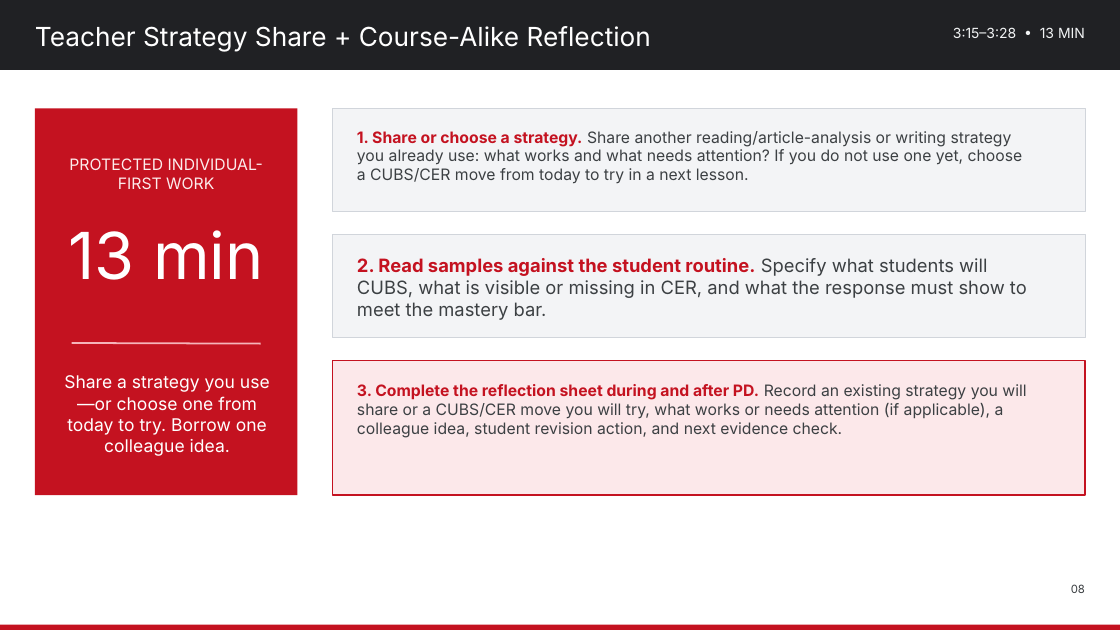
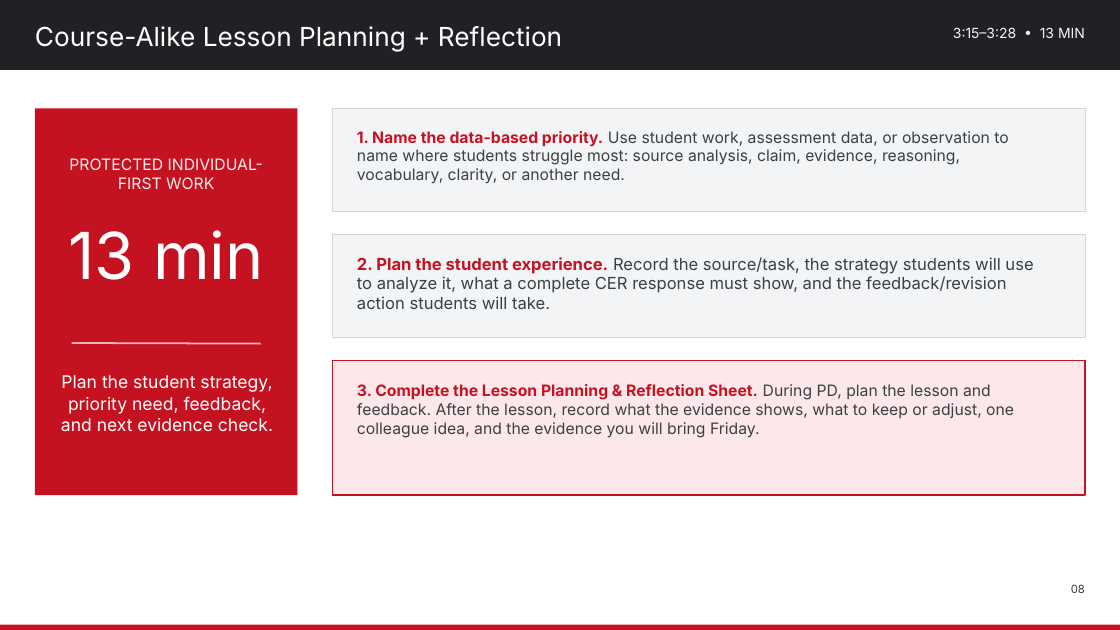
Before and after one commit to nbhs-science/nbhs-science, a slide deck: slide 8 of assets/plc/2026-10-28_Science_Department_PD_Strengthening_Science_Literacy.pptx. Drawn at 1120x630 pixels with LibreOffice and Linux fonts; fonts in the diff are those of the drawing. Boxes give left, top, right and bottom in pixels: in the first picture for what was removed or moved away, otherwise in the second. Text is boxed around its words. In the diff, an @@ line names an element or a change of style, - is before the commit and + after.

Commit message:
Revise Oct. 28 PD lesson-planning materials
Replace the quick planning sheet with a Lesson Planning & Reflection Sheet focused on student analysis strategies, data-based needs, feedback/revision, after-lesson adjustment, and Friday evidence. Align the PD deck and agenda to the same planning cycle.

```diff
--- a/assets/plc/2026-10-28_Science_Department_PD_Strengthening_Science_Literacy.pptx
+++ b/assets/plc/2026-10-28_Science_Department_PD_Strengthening_Science_Literacy.pptx
@@ text at <box>35,26,562,52</box>: text changed @@
-Teacher Strategy Share + Course-Alike Reflection
+Course-Alike Lesson Planning + Reflection
@@ text at <box>357,131,1008,184</box>: text changed @@
-1. Share or choose a strategy. Share another reading/article-analysis or writing strategy you already use: what works and what needs attention? If you do not use one yet, choose a CUBS/CER move from today to try in a next lesson.
+1. Name the data-based priority. Use student work, assessment data, or observation to name where students struggle most: source analysis, claim, evidence, reasoning, vocabulary, clarity, or another need.
@@ text at <box>357,257,1033,309</box>: text changed; size 21 to 19 pt @@
-2. Read samples against the student routine. Specify what students will CUBS, what is visible or missing in CER, and what the response must show to meet the mastery bar.
+2. Plan the student experience. Record the source/task, the strategy students will use to analyze it, what a complete CER response must show, and the feedback/revision action students will take.
@@ text at <box>61,375,273,432</box>: text changed @@
-Share a strategy you use—or choose one from today to try. Borrow one colleague idea.
+Plan the student strategy, priority need, feedback, and next evidence check.
@@ text at <box>357,384,1014,438</box>: text changed @@
-3. Complete the reflection sheet during and after PD. Record an existing strategy you will share or a CUBS/CER move you will try, what works or needs attention (if applicable), a colleague idea, student revision action, and next evidence check.
+3. Complete the Lesson Planning & Reflection Sheet. During PD, plan the lesson and feedback. After the lesson, record what the evidence shows, what to keep or adjust, one colleague idea, and the evidence you will bring Friday.
```
Also in this commit, not shown: 2 other slides changed, 3 other files.
